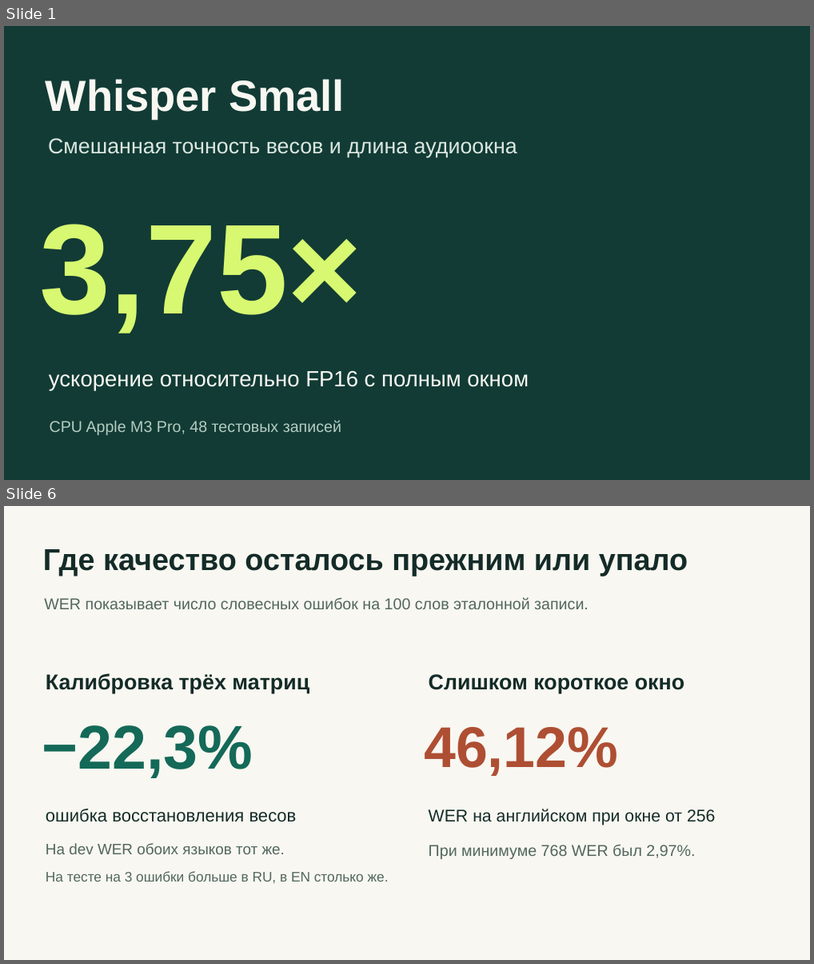
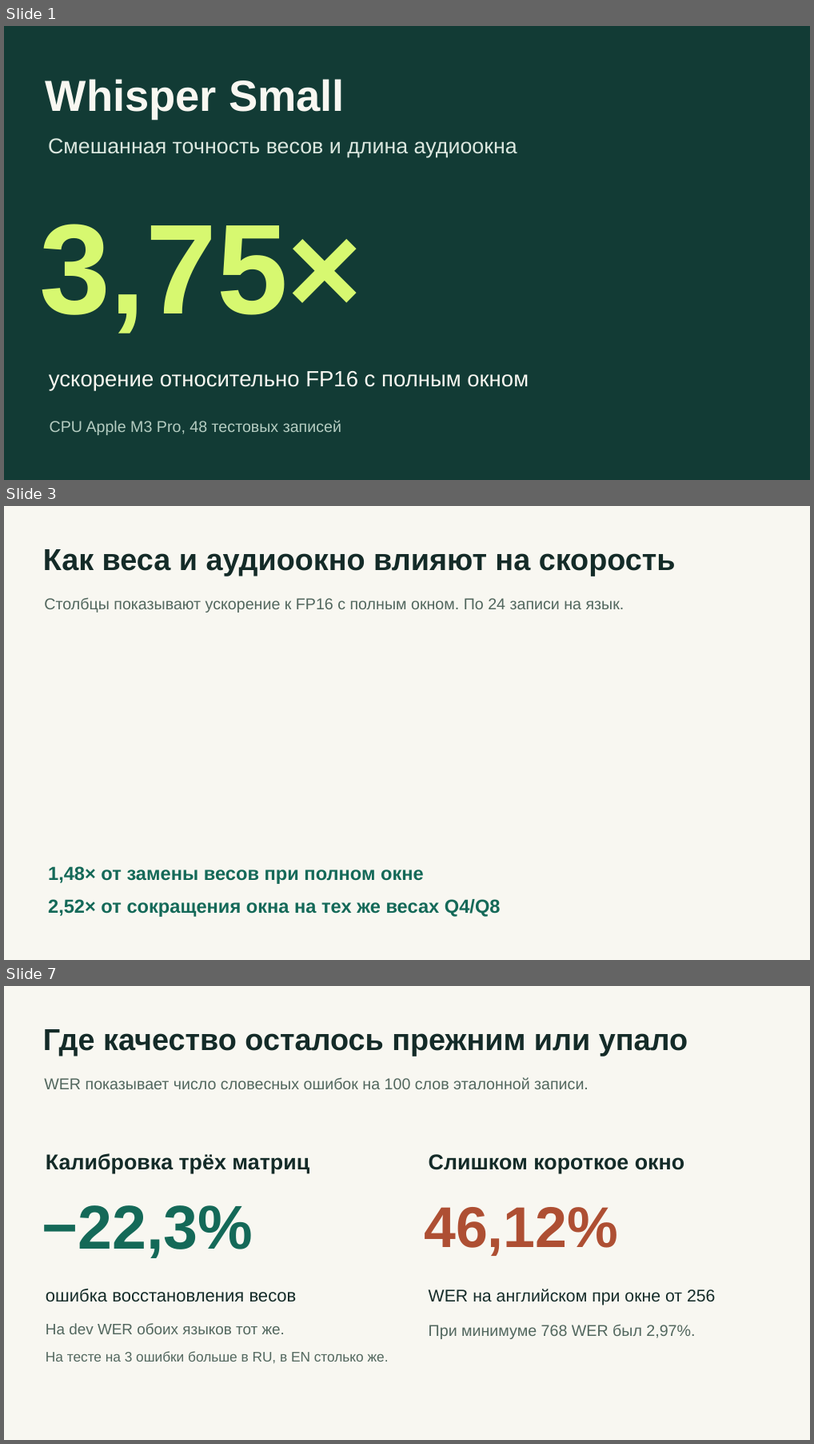
Before and after one commit to mnenadoeloo/EDLM_Whisper_Boost, a slide deck: results/whisper-small.pptx. Shown one above the other, each under a label of ours: slides 1 and 6 before the commit, slides 1, 3 and 7 after it; the slides between them are not shown. The pictures are 814x964 and 814x1444 pixels, drawn with LibreOffice and Linux fonts; fonts in the diff are those of the drawing. Boxes give left, top, right and bottom in pixels: in the first picture for what was removed or moved away, otherwise in the second. Text is boxed around its words. In the diff, an @@ line names an element or a change of style, - is before the commit and + after.

```diff
--- a/results/whisper-small.pptx
+++ b/results/whisper-small.pptx
@@ slide 3 added at box(4, 506, 810, 960), background #F8F7F1 @@
@@ text added at box(43, 549, 676, 576), 36 pt, text #142B28, bold @@
+Как веса и аудиоокно влияют на скорость
@@ text added at box(44, 597, 625, 612), 18.8 pt, text #52675E @@
+Столбцы показывают ускорение к FP16 с полным окном. По 24 записи на язык.
@@ text added at box(48, 866, 424, 884), 22.5 pt, text #146958, bold @@
+1,48× от замены весов при полном окне
@@ text added at box(48, 899, 501, 916), 22.5 pt, text #146958, bold @@
+2,52× от сокращения окна на тех же весах Q4/Q8
@@ what was slide 6 is now slide 7 @@
```
Also in this commit, not shown: 4 slides changed, 5 other slides added, 2 slides removed, 16 other files.
